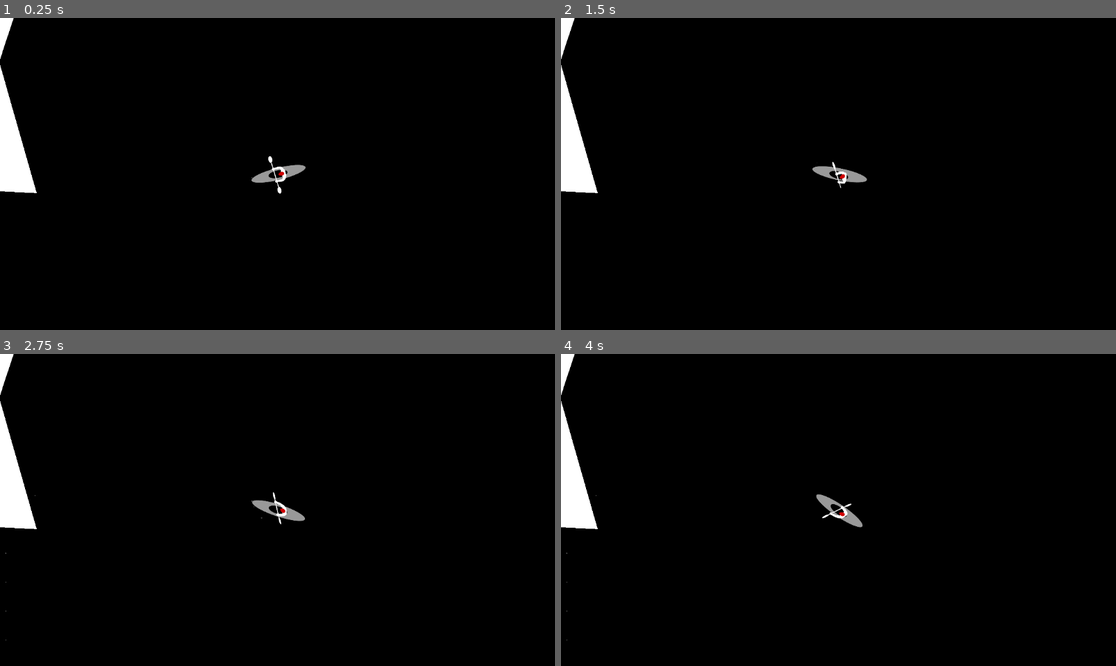
Above: before the commit, frames 1-4 (two rows, left to right).
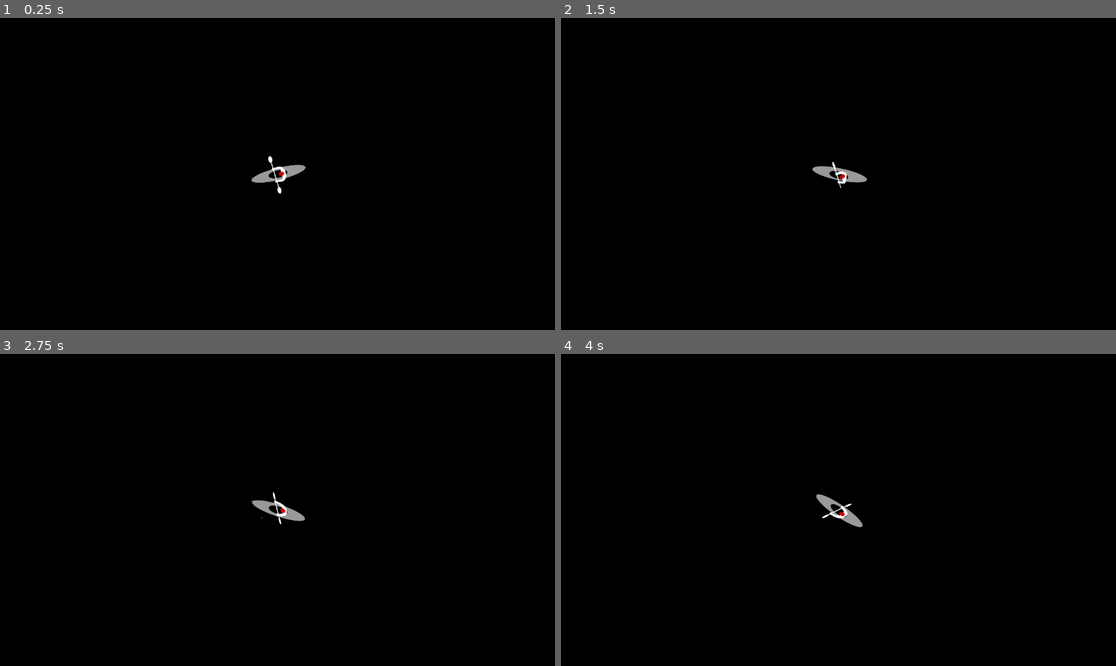
Above: after the commit, the same moments.

Repository: valentinlageard/kayak
Game: Godot game, scene res://main_scene.tscn
The game is run twice, just before and just after one commit, with the same random seed, the same clock (stepped at 60 frames per second) and the same inputs.
Inputs:
- Up to frame 1 (0.25 s): no input
- Up to frame 2 (1.5 s): hold E (break_right) 0.53-1.28 s; hold Q (break_left) from 1.28 s (still down)
- Up to frame 3 (2.75 s): release Q (break_left) at 2.03 s; hold E (break_right) from 2.03 s (still down)
- Up to frame 4 (4 s): release E (break_right) at 3.53 s; hold Q (break_left) from 3.53 s (still down)

The runs differ from the first frame. In frame 1, 1.5% of the frame differs, in the area x 0-7%, y 0-57%; in frame 2, 1.5%; in frame 3, 1.5%, in the area x 0-7%, y 0-92%; in frame 4, 1.5%.

Commit message:
moves player at the beginning

Diff:
--- a/level.tscn
+++ b/level.tscn
@@ -63,18 +63,18 @@
 
 [node name="Level" type="Node2D"]
 
-[node name="turtle" parent="." groups=["npc"] instance=ExtResource("3_0b4ue")]
+[node name="turtle" parent="." instance=ExtResource("3_0b4ue")]
 position = Vector2(1452, 105)
 
-[node name="turtle2" parent="." groups=["npc"] instance=ExtResource("3_0b4ue")]
+[node name="turtle2" parent="." instance=ExtResource("3_0b4ue")]
 position = Vector2(1558, 201)
 rotation = -1.42749
 
-[node name="turtle3" parent="." groups=["npc"] instance=ExtResource("3_0b4ue")]
+[node name="turtle3" parent="." instance=ExtResource("3_0b4ue")]
 position = Vector2(1653, -17)
 rotation = -2.83964
 
-[node name="turtle4" parent="." groups=["npc"] instance=ExtResource("3_0b4ue")]
+[node name="turtle4" parent="." instance=ExtResource("3_0b4ue")]
 position = Vector2(1793, 106)
 rotation = 2.87709
 
--- a/main_scene.tscn
+++ b/main_scene.tscn
@@ -15,6 +15,6 @@
 position = Vector2(-122, -123)
 
 [node name="MainCharacter" parent="." instance=ExtResource("1_2c62f")]
-position = Vector2(-1626.25, -215.028)
+position = Vector2(1875.48, -93.7209)
 rotation = -1.81642
 flow_torque_strength = 0.15
